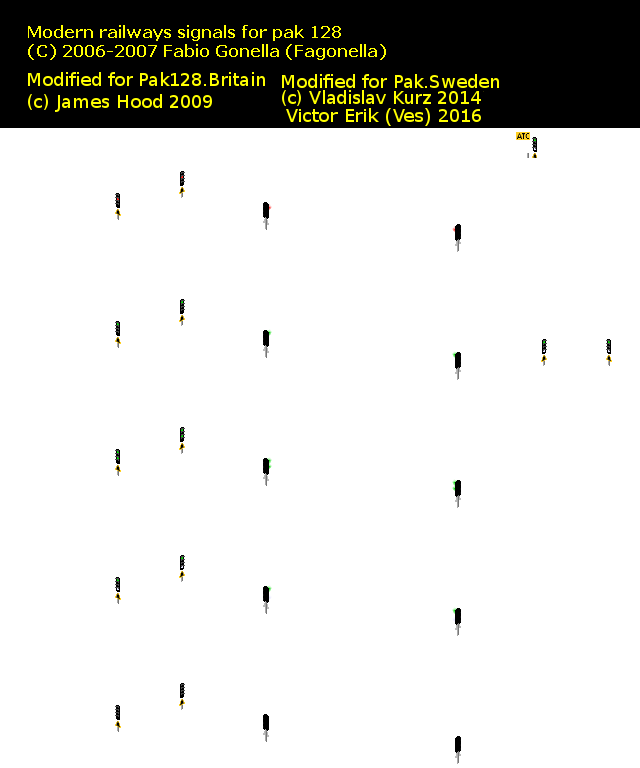
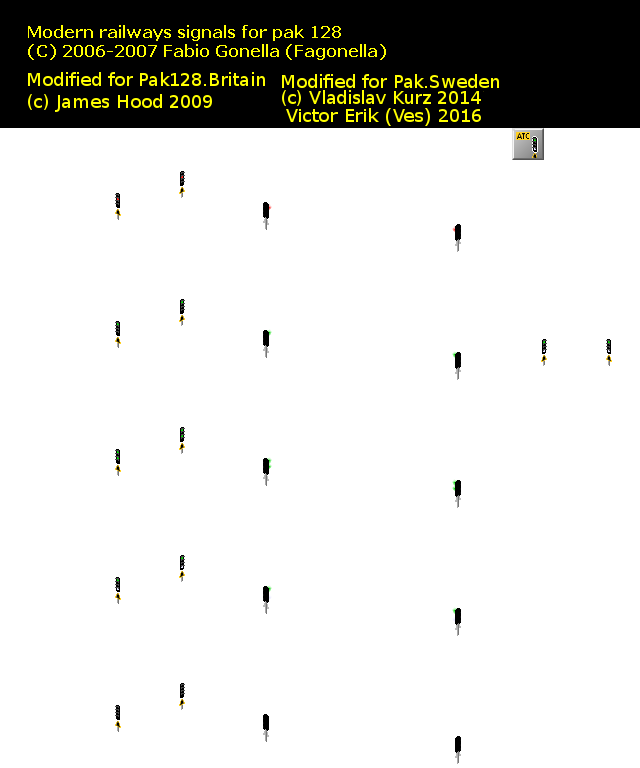
Before/after of a (640, 768) layered artwork. What changed in the layer stack:
painted on "Skuggor" over <box>528,153,534,158</box>
painted on "Mast" over <box>527,153,534,158</box>
added layer "Knapp" above "Bakgrund" over <box>512,128,544,160</box>
